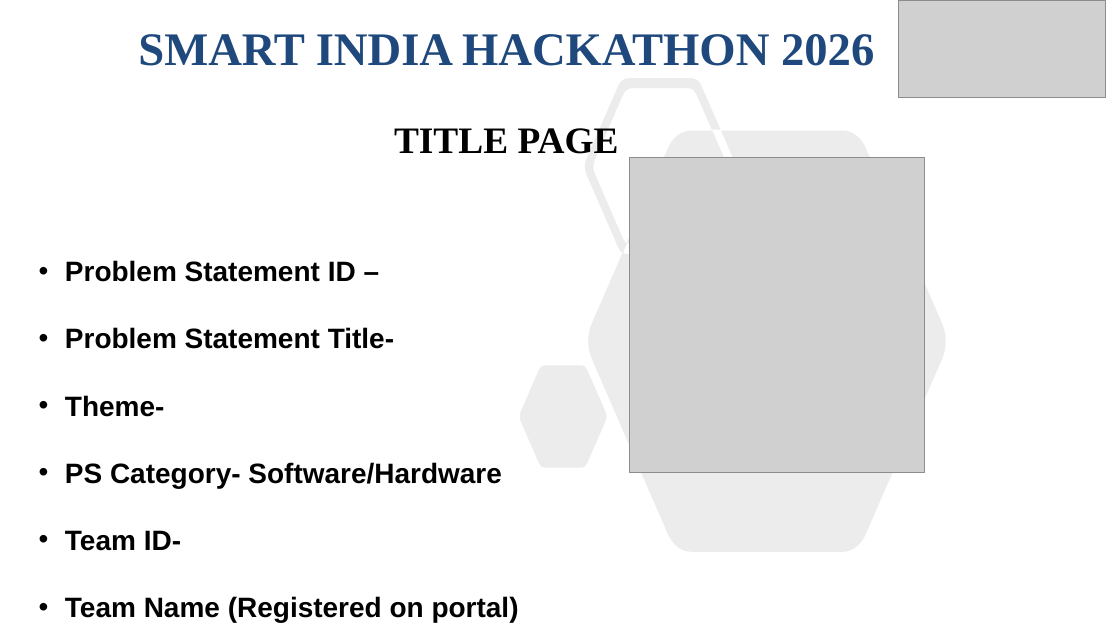
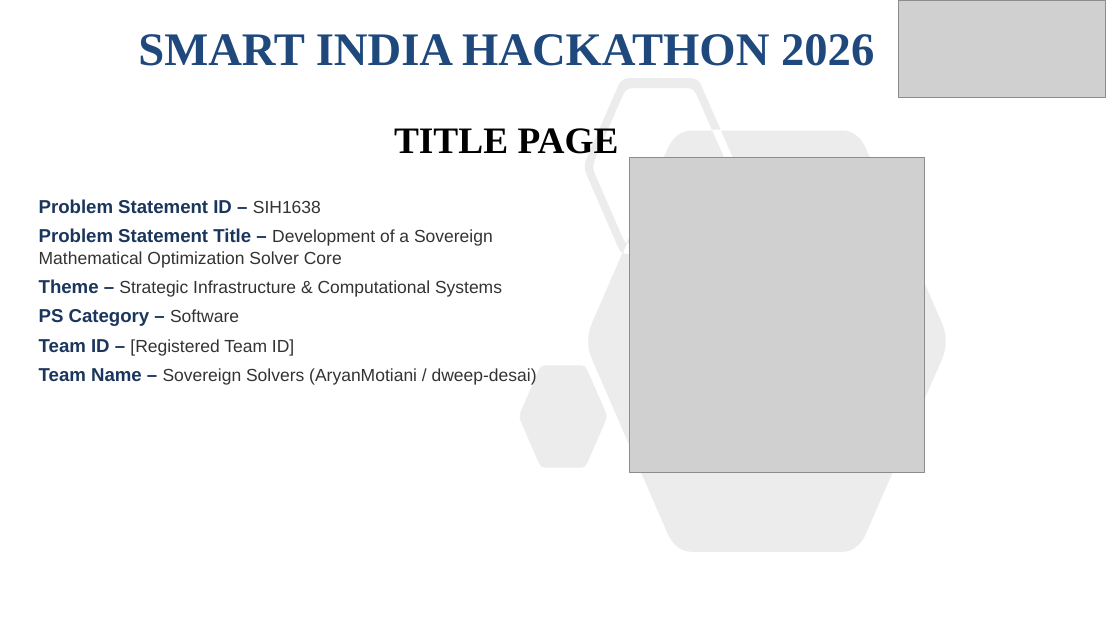
Before and after one commit to AryanMotiani/sovereign-solver, a slide deck: slide 1 of SIH2026-IDEA-Presentation-Format.pptx. Drawn at 1120x630 pixels with LibreOffice and Linux fonts; fonts in the diff are those of the drawing; grey boxes stand for pictures. Boxes give left, top, right and bottom in pixels: in the first picture for what was removed or moved away, otherwise in the second. Text is boxed around its words. In the diff, an @@ line names an element or a change of style, - is before the commit and + after.

Commit message:
docs(presentation): update SIH2026 PPTX template with sovereign solver content

```diff
--- a/SIH2026-IDEA-Presentation-Format.pptx
+++ b/SIH2026-IDEA-Presentation-Format.pptx
@@ text at (39,199,537,385): text changed; size 24 to 15 pt; text colour #000000 to #333333; bold off @@
-• Problem Statement ID –
-• Problem Statement Title-
-• Theme-
-• PS Category- Software/Hardware
-• Team ID-
-• Team Name (Registered on portal)
+Problem Statement ID – SIH1638
+Problem Statement Title – Development of a Sovereign Mathematical Optimization Solver Core
+Theme – Strategic Infrastructure & Computational Systems
+PS Category – Software
+Team ID – [Registered Team ID]
+Team Name – Sovereign Solvers (AryanMotiani / dweep-desai)
```
Also in this commit, not shown: 5 other slides changed.
